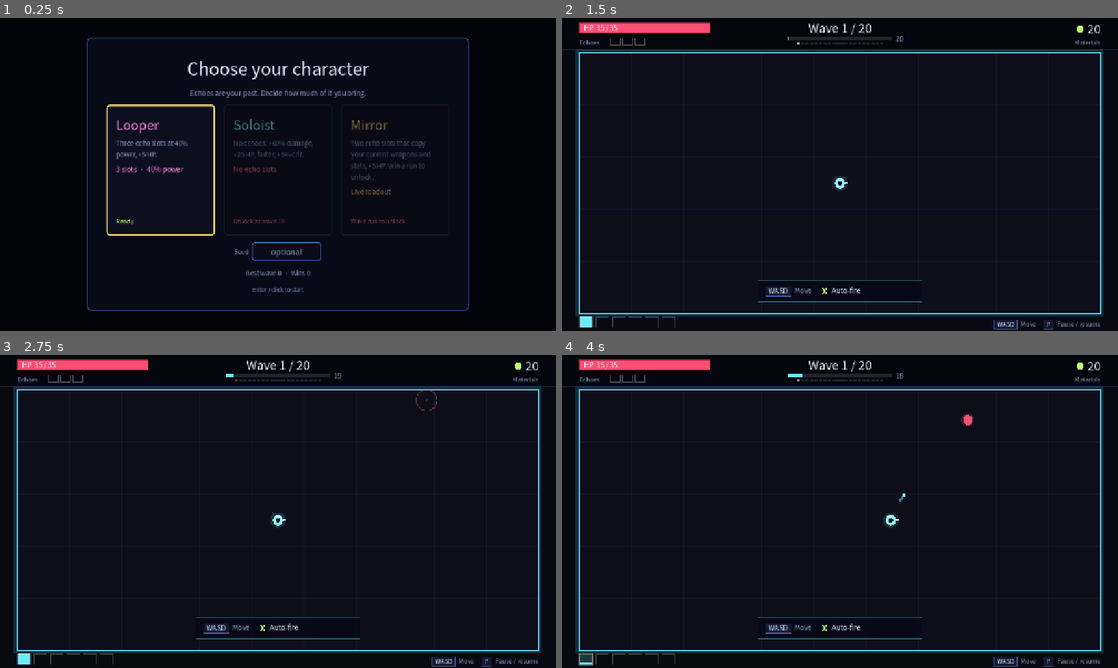
Above: before the commit, frames 1-4 (two rows, left to right).
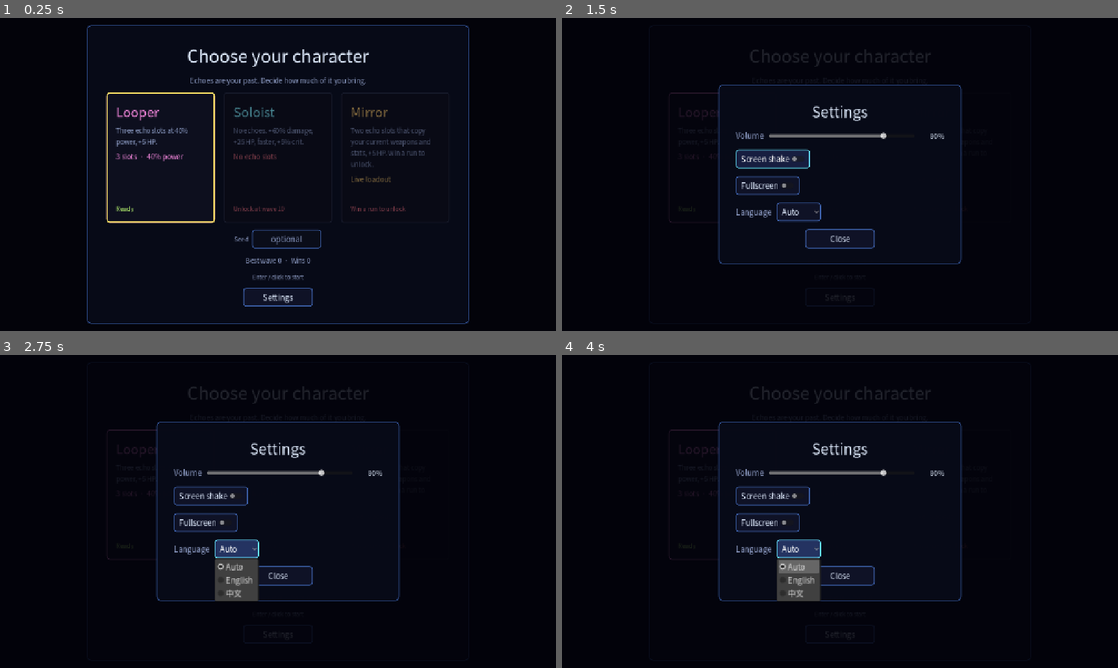
Above: after the commit, the same moments.

Repository: BrickerP/reverb
Game: Godot game, scene res://scenes/main.tscn
Two runs of this game, one before a commit and one after it. Both use one fixed random seed, a clock stepped at 60 frames per second and the inputs below.
Inputs (mouse positions are in pixels of both pictures, inside the frame that each line leads up to):
- Up to frame 1 (0.25 s): no input
- Up to frame 2 (1.5 s): click (840, 296) at 0.5 s, where only the run after the commit has a clickable "Settings"; click (773, 158) at 1.25 s, where only the run after the commit has a clickable "Screen shake"
- Up to frame 3 (2.75 s): click (239, 549) at 2 s, where only the run after the commit has a clickable "Auto"
- Up to frame 4 (4 s): click (723, 495) at 2.77 s; tap Enter at 3.5 s; hold D (move_right) from 3.53 s (still down); hold C (character) from 3.53 s (still down)

The runs differ from the first frame. In frame 1, 6.8% of the frame differs, in the area x 15-85%, y 2-98%; in frame 2, 11%; in frame 3, 11%; in frame 4, 11%, in the area x 0-100%, y 1-100%.

Commit message:
Add settings panel for volume, fullscreen, shake and language

Diff:
--- a/project.godot
+++ b/project.godot
@@ -7,7 +7,7 @@
 [application]
 
 config/name="Reverb"
-config/version="0.1.7"
+config/version="0.1.8"
 run/main_scene="res://scenes/main.tscn"
 config/features=PackedStringArray("4.7", "GL Compatibility")
 
--- a/scripts/core/controls.gd
+++ b/scripts/core/controls.gd
@@ -11,6 +11,7 @@
 	_bind(&"restart", [_key(KEY_R)])
 	_bind(&"retry", [_key(KEY_S)])
 	_bind(&"quit_run", [_key(KEY_Q)])
+	_bind(&"settings", [_key(KEY_O)])
 	_bind(&"character", [_key(KEY_C)])
 	_bind(&"mute", [_key(KEY_M)])
 
--- a/scripts/core/loc.gd
+++ b/scripts/core/loc.gd
@@ -14,6 +14,10 @@
 	var table: Dictionary = LocZh.TABLE if lang == "zh" else LocEn.TABLE
 	var text: String = table.get(key, LocEn.TABLE.get(key, key))
 	return text % args if not args.is_empty() else text
+
+
+static func reset_lang() -> void:
+	lang = _detect()
 
 
 static func weapon_name(id: StringName) -> String:
--- a/scripts/core/loc_en.gd
+++ b/scripts/core/loc_en.gd
@@ -14,6 +14,7 @@
 	"hud.auto_fire": "Auto-fire",
 	"hud.help_restart": "Restart after the run ends",
 	"hud.quit": "Quit to character select",
+	"hud.settings": "Settings",
 	"hud.mute": "Mute / unmute",
 	"hud.help_echo": "Each wave is recorded, then replayed next wave",
 	"shop.title": "Shop  ·  wave %d cleared",
@@ -77,6 +78,14 @@
 	"select.hint": "Enter / click to start",
 	"select.seed": "Seed",
 	"select.seed_hint": "optional",
+	"select.settings": "Settings",
+	"settings.title": "Settings",
+	"settings.volume": "Volume",
+	"settings.shake": "Screen shake",
+	"settings.fullscreen": "Fullscreen",
+	"settings.language": "Language",
+	"settings.auto": "Auto",
+	"settings.close": "Close",
 	"shop.echo_none_slots": "This character has no echo slots.",
 	"shop.live_loadout": "Live: current weapons and stats",
 	"weapon.line": "Damage %s  ·  %.1f/s  ·  Range %d",
--- a/scripts/core/loc_zh.gd
+++ b/scripts/core/loc_zh.gd
@@ -14,6 +14,7 @@
 	"hud.auto_fire": "自动开火",
 	"hud.help_restart": "结算后重开",
 	"hud.quit": "退出到选角",
+	"hud.settings": "设置",
 	"hud.mute": "静音 / 取消静音",
 	"hud.help_echo": "每波录制你的走位与武器，下一波回放",
 	"shop.title": "商店  ·  第 %d 波完成",
@@ -77,6 +78,14 @@
 	"select.hint": "Enter / 点击开始",
 	"select.seed": "种子",
 	"select.seed_hint": "可选",
+	"select.settings": "设置",
+	"settings.title": "设置",
+	"settings.volume": "音量",
+	"settings.shake": "屏幕震动",
+	"settings.fullscreen": "全屏",
+	"settings.language": "语言",
+	"settings.auto": "自动",
+	"settings.close": "关闭",
 	"shop.echo_none_slots": "这个角色没有回响槽。",
 	"shop.live_loadout": "实时：当前武器与属性",
 	"weapon.line": "伤害 %s  ·  %.1f/秒  ·  射程 %d",
--- /dev/null
+++ b/scripts/core/settings.gd
@@ -0,0 +1,47 @@
+class_name Settings
+extends RefCounted
+
+const DEFAULT_PATH := "user://settings.json"
+
+var path: String
+var volume: float = 0.8
+var shake: bool = true
+var fullscreen: bool = false
+var language: String = ""
+
+
+func _init(save_path: String = DEFAULT_PATH) -> void:
+	path = save_path
+	_load()
+
+
+func _load() -> void:
+	if not FileAccess.file_exists(path):
+		return
+	var file := FileAccess.open(path, FileAccess.READ)
+	if file == null:
+		return
+	var json := JSON.new()
+	if json.parse(file.get_as_text()) != OK:
+		return
+	var data: Variant = json.data
+	if typeof(data) != TYPE_DICTIONARY:
+		return
+	var values: Dictionary = data
+	volume = clampf(float(values.get("volume", volume)), 0.0, 1.0)
+	shake = bool(values.get("shake", shake))
+	fullscreen = bool(values.get("fullscreen", fullscreen))
+	var lang := str(values.get("language", language))
+	language = lang if lang in ["", "en", "zh"] else ""
+
+
+func save() -> void:
+	var file := FileAccess.open(path, FileAccess.WRITE)
+	if file == null:
+		return
+	file.store_string(JSON.stringify({
+		"volume": volume,
+		"shake": shake,
+		"fullscreen": fullscreen,
+		"language": language,
+	}, "\t"))
--- a/scripts/game/main.gd
+++ b/scripts/game/main.gd
@@ -8,6 +8,8 @@
 var shop_ui: ShopUi
 var end_ui: EndUi
 var character_select: CharacterSelectUi
+var settings_ui: SettingsUi
+var settings: Settings
 var meta: Meta
 var run_log: RunLog
 var audio: GameAudio
@@ -21,29 +23,45 @@
 var _recorded := false
 var _unlock_text := ""
 var _run_started_msec := 0
+var _settings_restore_pause := false
 
 
 func _ready() -> void:
 	Controls.register()
+	var sp := OS.get_environment("REVERB_SETTINGS")
+	settings = Settings.new(sp if sp != "" else Settings.DEFAULT_PATH)
+	if OS.get_environment("REVERB_LANG") == "" and settings.language != "":
+		Loc.lang = settings.language
+	_apply_audio()
+	_apply_display()
 	audio = GameAudio.new()
 	add_child(audio)
 	var theme := UiTheme.build()
 	_view = ArenaView.new()
+	_view.shake_enabled = settings.shake
 	add_child(_view)
 	hud = Hud.new()
 	shop_ui = ShopUi.new()
 	end_ui = EndUi.new()
 	character_select = CharacterSelectUi.new()
+	settings_ui = SettingsUi.new()
 	_add_layer(1, hud, theme)
 	_add_layer(2, shop_ui, theme)
 	_add_layer(3, end_ui, theme)
 	_add_layer(4, character_select, theme)
+	_add_layer(5, settings_ui, theme)
 	shop_ui.start_requested.connect(_on_start_requested)
 	end_ui.restart_requested.connect(new_run)
 	end_ui.character_requested.connect(show_select)
 	end_ui.seed_retry_requested.connect(_retry_seed)
 	end_ui.open_log_requested.connect(_open_log_folder)
 	character_select.character_chosen.connect(choose_character)
+	character_select.settings_requested.connect(open_settings)
+	settings_ui.volume_changed.connect(_on_volume_changed)
+	settings_ui.shake_changed.connect(_on_shake_changed)
+	settings_ui.fullscreen_changed.connect(_on_fullscreen_changed)
+	settings_ui.language_changed.connect(_on_language_changed)
+	settings_ui.closed.connect(_on_settings_closed)
 	var save := OS.get_environment("REVERB_SAVE")
 	meta = Meta.new(save if save != "" else Meta.DEFAULT_PATH)
 	var log_path := OS.get_environment("REVERB_RUN_LOG")
@@ -96,6 +114,60 @@
 	OS.shell_open(run_log.folder_path())
 
 
+func open_settings() -> void:
+	if settings_ui.visible:
+		return
+	_settings_restore_pause = paused
+	if sim != null and sim.phase == Sim.Phase.WAVE and not paused:
+		_set_paused(true)
+	settings_ui.open(settings)
+
+
+func _on_settings_closed() -> void:
+	if not _settings_restore_pause and sim != null and sim.phase == Sim.Phase.WAVE:
+		_set_paused(false)
+	_settings_restore_pause = false
+
+
+func _on_volume_changed(value: float) -> void:
+	settings.volume = value
+	settings.save()
+	_apply_audio()
+
+
+func _on_shake_changed(on: bool) -> void:
+	settings.shake = on
+	settings.save()
+	_view.shake_enabled = on
+
+
+func _on_fullscreen_changed(on: bool) -> void:
+	settings.fullscreen = on
+	settings.save()
+	_apply_display()
+
+
+func _on_language_changed(code: String) -> void:
+	settings.language = code
+	settings.save()
+	if code == "":
+		Loc.reset_lang()
+	else:
+		Loc.lang = code
+	get_tree().reload_current_scene()
+
+
+func _apply_audio() -> void:
+	AudioServer.set_bus_volume_db(0, linear_to_db(maxf(0.001, settings.volume)))
+
+
+func _apply_display() -> void:
+	if DisplayServer.get_name() == "headless":
+		return
+	var mode := DisplayServer.WINDOW_MODE_FULLSCREEN if settings.fullscreen else DisplayServer.WINDOW_MODE_WINDOWED
+	DisplayServer.window_set_mode(mode)
+
+
 func show_select() -> void:
 	if character_select == null:
 		return
@@ -118,7 +190,7 @@
 
 
 func _physics_process(delta: float) -> void:
-	if paused or sim == null or character_select.visible:
+	if paused or sim == null or character_select.visible or settings_ui.visible:
 		return
 	sim.step(delta, Input.get_vector(&"move_left", &"move_right", &"move_up", &"move_down"))
 	if _shop_delay > 0.0:
@@ -133,7 +205,15 @@
 
 
 func _unhandled_input(event: InputEvent) -> void:
-	if event.is_action_pressed(&"pause"):
+	if settings_ui.visible:
+		if event.is_action_pressed(&"ui_cancel") or event.is_action_pressed(&"settings"):
+			settings_ui.close()
+			get_viewport().set_input_as_handled()
+		return
+	if event.is_action_pressed(&"settings"):
+		open_settings()
+		get_viewport().set_input_as_handled()
+	elif event.is_action_pressed(&"pause"):
 		toggle_pause()
 	elif event.is_action_pressed(&"restart") and end_ui.visible:
 		new_run()
--- a/scripts/ui/character_select.gd
+++ b/scripts/ui/character_select.gd
@@ -2,6 +2,7 @@
 extends Control
 
 signal character_chosen(id: StringName)
+signal settings_requested
 
 var _cards_box: HBoxContainer
 var _summary: Label
@@ -51,6 +52,12 @@
 	_summary = UiTheme.label("", 15, UiTheme.DIM, HORIZONTAL_ALIGNMENT_CENTER)
 	box.add_child(_summary)
 	box.add_child(UiTheme.label(Loc.t("select.hint"), 13, UiTheme.DIM, HORIZONTAL_ALIGNMENT_CENTER))
+	var settings_button := Button.new()
+	settings_button.text = Loc.t("select.settings")
+	settings_button.custom_minimum_size = Vector2(160.0, 36.0)
+	settings_button.size_flags_horizontal = Control.SIZE_SHRINK_CENTER
+	settings_button.pressed.connect(func() -> void: settings_requested.emit())
+	box.add_child(settings_button)
 
 
 func refresh(meta: Meta) -> void:
--- /dev/null
+++ b/scripts/ui/settings_ui.gd
@@ -0,0 +1,129 @@
+class_name SettingsUi
+extends Control
+
+signal volume_changed(value: float)
+signal shake_changed(on: bool)
+signal fullscreen_changed(on: bool)
+signal language_changed(code: String)
+signal closed
+
+var volume_slider: HSlider
+var volume_value: Label
+var shake_check: CheckButton
+var fullscreen_check: CheckButton
+var language_option: OptionButton
+var close_button: Button
+
+var _syncing := false
+
+
+func _ready() -> void:
+	visible = false
+	set_anchors_and_offsets_preset(Control.PRESET_FULL_RECT)
+	var dim := ColorRect.new()
+	dim.color = Color(0.01, 0.01, 0.04, 0.86)
+	add_child(dim)
+	dim.set_anchors_and_offsets_preset(Control.PRESET_FULL_RECT)
+	var center := CenterContainer.new()
+	add_child(center)
+	center.set_anchors_and_offsets_preset(Control.PRESET_FULL_RECT)
+	var panel := PanelContainer.new()
+	panel.custom_minimum_size = Vector2(560.0, 0.0)
+	panel.add_theme_stylebox_override("panel", UiTheme.box(
+			Color(0.03, 0.04, 0.09, 0.98), Color(0.3, 0.5, 0.9, 0.6), 2, 10))
+	center.add_child(panel)
+	var margin := MarginContainer.new()
+	for side in ["left", "right", "top", "bottom"]:
+		margin.add_theme_constant_override("margin_" + side, 28)
+	panel.add_child(margin)
+	var box := VBoxContainer.new()
+	box.add_theme_constant_override("separation", 18)
+	margin.add_child(box)
+	box.add_child(UiTheme.label(Loc.t("settings.title"), 34, UiTheme.INK, HORIZONTAL_ALIGNMENT_CENTER))
+
+	var volume_row := HBoxContainer.new()
+	volume_row.add_theme_constant_override("separation", 12)
+	volume_row.add_child(UiTheme.label(Loc.t("settings.volume"), 18, UiTheme.DIM))
+	volume_slider = HSlider.new()
+	volume_slider.min_value = 0.0
+	volume_slider.max_value = 1.0
+	volume_slider.step = 0.05
+	volume_slider.custom_minimum_size = Vector2(260.0, 28.0)
+	volume_slider.size_flags_horizontal = Control.SIZE_EXPAND_FILL
+	volume_slider.value_changed.connect(_on_volume)
+	volume_row.add_child(volume_slider)
+	volume_value = UiTheme.label("80%", 16, UiTheme.INK, HORIZONTAL_ALIGNMENT_RIGHT)
+	volume_value.custom_minimum_size = Vector2(56.0, 0.0)
+	volume_row.add_child(volume_value)
+	box.add_child(volume_row)
+
+	shake_check = CheckButton.new()
+	shake_check.text = Loc.t("settings.shake")
+	shake_check.size_flags_horizontal = Control.SIZE_SHRINK_BEGIN
+	shake_check.toggled.connect(_on_shake)
+	box.add_child(shake_check)
+	fullscreen_check = CheckButton.new()
+	fullscreen_check.text = Loc.t("settings.fullscreen")
+	fullscreen_check.size_flags_horizontal = Control.SIZE_SHRINK_BEGIN
+	fullscreen_check.toggled.connect(_on_fullscreen)
+	box.add_child(fullscreen_check)
+
+	var language_row := HBoxContainer.new()
+	language_row.add_theme_constant_override("separation", 12)
+	language_row.add_child(UiTheme.label(Loc.t("settings.language"), 18, UiTheme.DIM))
+	language_option = OptionButton.new()
+	language_option.add_item(Loc.t("settings.auto"))
+	language_option.set_item_metadata(0, "")
+	language_option.add_item("English")
+	language_option.set_item_metadata(1, "en")
+	language_option.add_item("中文")
+	language_option.set_item_metadata(2, "zh")
+	language_option.item_selected.connect(_on_language)
+	language_row.add_child(language_option)
+	box.add_child(language_row)
+
+	close_button = Button.new()
+	close_button.text = Loc.t("settings.close")
+	close_button.custom_minimum_size = Vector2(160.0, 44.0)
+	close_button.size_flags_horizontal = Control.SIZE_SHRINK_CENTER
+	close_button.pressed.connect(close)
+	box.add_child(close_button)
+
+
+func open(settings: Settings) -> void:
+	_syncing = true
+	volume_slider.value = settings.volume
+	volume_value.text = "%d%%" % int(round(settings.volume * 100.0))
+	shake_check.button_pressed = settings.shake
+	fullscreen_check.button_pressed = settings.fullscreen
+	var index := 0 if settings.language == "" else (1 if settings.language == "en" else 2)
+	language_option.select(index)
+	_syncing = false
+	visible = true
+	close_button.grab_focus()
+
+
+func close() -> void:
+	visible = false
+	closed.emit()
+
+
+func _on_volume(value: float) -> void:
+	volume_value.text = "%d%%" % int(round(value * 100.0))
+	if not _syncing:
+		volume_changed.emit(value)
+
+
+func _on_shake(on: bool) -> void:
+	if not _syncing:
+		shake_changed.emit(on)
+
+
+func _on_fullscreen(on: bool) -> void:
+	if not _syncing:
+		fullscreen_changed.emit(on)
+
+
+func _on_language(index: int) -> void:
+	if not _syncing:
+		language_changed.emit(str(language_option.get_item_metadata(index)))
--- a/scripts/view/arena_view.gd
+++ b/scripts/view/arena_view.gd
@@ -18,6 +18,7 @@
 var _victory_time := 0.0
 var _victory_origin := Vector2.ZERO
 var _victory_color := Color.WHITE
+var shake_enabled := true
 
 
 func bind(s: Sim) -> void:
@@ -51,7 +52,8 @@
 func play_victory_beat(s: Sim) -> void:
 	_victory = true
 	_victory_time = 0.0
-	_shake = minf(1.0, _shake + 0.9)
+	if shake_enabled:
+		_shake = minf(1.0, _shake + 0.9)
 	_victory_origin = s.player.pos
 	_victory_color = Color(1.0, 0.75, 1.0)
 	if s.boss != null:
@@ -138,7 +140,8 @@
 
 
 func _on_hurt(_amount: float) -> void:
-	_shake = minf(1.0, _shake + 0.5)
+	if shake_enabled:
+		_shake = minf(1.0, _shake + 0.5)
 
 
 func _on_echo(actor: EchoActor) -> void:
--- a/scripts/view/hud.gd
+++ b/scripts/view/hud.gd
@@ -277,7 +277,7 @@
 
 func _draw_pause() -> void:
 	draw_rect(Rect2(0.0, 0.0, WIDTH, HEIGHT), Color(0.0, 0.0, 0.0, 0.6))
-	var panel := Rect2(340.0, 190.0, 600.0, 400.0)
+	var panel := Rect2(340.0, 190.0, 600.0, 440.0)
 	draw_rect(panel, Color(0.02, 0.03, 0.08, 0.97))
 	draw_rect(panel, Color(0.35, 0.55, 0.95, 0.55), false, 2.0)
 	_text(Loc.t("hud.paused_title"), Vector2(panel.position.x + 40.0, panel.position.y + 54.0), 32, UiTheme.INK)
@@ -295,6 +295,9 @@
 	_keycap("Q", Vector2(panel.position.x + 40.0, row_y), size)
 	_text(Loc.t("hud.quit"), Vector2(panel.position.x + 140.0, row_y + 15.0), size, UiTheme.DIM)
 	row_y += 44.0
+	_keycap("O", Vector2(panel.position.x + 40.0, row_y), size)
+	_text(Loc.t("hud.settings"), Vector2(panel.position.x + 140.0, row_y + 15.0), size, UiTheme.DIM)
+	row_y += 44.0
 	_keycap("M", Vector2(panel.position.x + 40.0, row_y), size)
 	_text(Loc.t("hud.mute"), Vector2(panel.position.x + 140.0, row_y + 15.0), size, UiTheme.DIM)
 	row_y += 52.0
--- a/tests/run_tests.gd
+++ b/tests/run_tests.gd
@@ -7,12 +7,16 @@
 	# Keep Meta writes out of the player's real save during tests.
 	OS.set_environment("REVERB_SAVE", "user://test_save.json")
 	OS.set_environment("REVERB_RUN_LOG", "user://test_runs.jsonl")
+	OS.set_environment("REVERB_SETTINGS", "user://test_settings.json")
 	var test_save := ProjectSettings.globalize_path("user://test_save.json")
 	if FileAccess.file_exists(test_save):
 		DirAccess.remove_absolute(test_save)
 	var test_runs := ProjectSettings.globalize_path("user://test_runs.jsonl")
 	if FileAccess.file_exists(test_runs):
 		DirAccess.remove_absolute(test_runs)
+	var test_settings := ProjectSettings.globalize_path("user://test_settings.json")
+	if FileAccess.file_exists(test_settings):
+		DirAccess.remove_absolute(test_settings)
 	# Nodes added to the root during _initialize do not get _ready until the first frame.
 	await process_frame
 	var check := Check.new()
@@ -44,4 +48,6 @@
 		DirAccess.remove_absolute(test_save)
 	if FileAccess.file_exists(test_runs):
 		DirAccess.remove_absolute(test_runs)
+	if FileAccess.file_exists(test_settings):
+		DirAccess.remove_absolute(test_settings)
 	quit(1 if check.failed > 0 else 0)
--- a/tests/test_run_log.gd
+++ b/tests/test_run_log.gd
@@ -36,7 +36,7 @@
 	c.eq(lines, 2, "two runs")
 	c.eq(int(first.get("seed", 0)), 7, "seed")
 	c.eq(str(first.get("character", "")), "looper", "character")
-	c.eq(str(first.get("version", "")), "0.1.7", "build version")
+	c.eq(str(first.get("version", "")), "0.1.8", "build version")
 	c.eq(int(first.get("wave", 0)), 5, "wave")
 	c.eq(bool(first.get("won", true)), false, "loss")
 	c.eq(int(first.get("kills", 0)), 42, "kills")
--- /dev/null
+++ b/tests/test_settings.gd
@@ -0,0 +1,58 @@
+extends RefCounted
+
+const PATH := "user://test_settings_unit.json"
+
+
+func _cleanup() -> void:
+	var abs := ProjectSettings.globalize_path(PATH)
+	if FileAccess.file_exists(abs):
+		DirAccess.remove_absolute(abs)
+
+
+func test_defaults_and_persistence(c: Check) -> void:
+	_cleanup()
+	var s := Settings.new(PATH)
+	c.near(s.volume, 0.8, 0.001, "default volume")
+	c.ok(s.shake, "shake on by default")
+	c.ok(not s.fullscreen, "windowed by default")
+	c.eq(s.language, "", "auto language")
+	s.volume = 0.35
+	s.shake = false
+	s.fullscreen = true
+	s.language = "zh"
+	s.save()
+	var loaded := Settings.new(PATH)
+	c.near(loaded.volume, 0.35, 0.001, "volume persists")
+	c.ok(not loaded.shake, "shake persists")
+	c.ok(loaded.fullscreen, "fullscreen persists")
+	c.eq(loaded.language, "zh", "language persists")
+	_cleanup()
+
+
+func test_bad_file_falls_back(c: Check) -> void:
+	_cleanup()
+	var f := FileAccess.open(PATH, FileAccess.WRITE)
+	f.store_string("not json")
+	f = null
+	var s := Settings.new(PATH)
+	c.near(s.volume, 0.8, 0.001, "default volume after a broken file")
+	_cleanup()
+
+
+func test_ui_reports_changes(c: Check) -> void:
+	var ui := SettingsUi.new()
+	ui.theme = UiTheme.build()
+	(Engine.get_main_loop() as SceneTree).root.add_child(ui)
+	var s := Settings.new(PATH)
+	ui.open(s)
+	var volumes: Array[float] = []
+	var langs: Array[String] = []
+	ui.volume_changed.connect(func(v: float) -> void: volumes.append(v))
+	ui.language_changed.connect(func(code: String) -> void: langs.append(code))
+	ui.volume_slider.value = 0.5
+	ui.language_option.item_selected.emit(2)
+	c.near(volumes[0], 0.5, 0.001, "volume signal")
+	c.eq(langs[0], "zh", "language signal")
+	ui.close()
+	c.ok(not ui.visible, "close hides")
+	ui.free()
--- a/tests/test_ui.gd
+++ b/tests/test_ui.gd
@@ -402,6 +402,30 @@
 	c.eq(merged, 1, "one merged take")
 	c.ok(not ui.start_button.disabled, "the overflow is resolved")
 	ui.free()
+
+
+func test_main_settings_open_and_close(c: Check) -> void:
+	var main: Node = load("res://scenes/main.tscn").instantiate()
+	_root().add_child(main)
+	main.open_settings()
+	c.ok(main.settings_ui.visible, "settings opens from the title screen")
+	main.settings_ui.close()
+	c.ok(not main.settings_ui.visible, "settings closes")
+	main.free()
+
+
+func test_shake_can_be_disabled(c: Check) -> void:
+	var s := Sim.new(3)
+	s.start_run()
+	var view := ArenaView.new()
+	view.bind(s)
+	view.shake_enabled = false
+	view._on_hurt(1.0)
+	c.near(view._shake, 0.0, 0.001, "no shake when disabled")
+	view.shake_enabled = true
+	view._on_hurt(1.0)
+	c.ok(view._shake > 0.0, "shake when enabled")
+	view.free()
 
 
 func test_main_boots_into_character_select(c: Check) -> void:
--- a/tools/boss_shot.gd
+++ b/tools/boss_shot.gd
@@ -11,6 +11,7 @@
 func _initialize() -> void:
 	OS.set_environment("REVERB_SAVE", "user://boss_shot_save.json")
 	OS.set_environment("REVERB_RUN_LOG", "user://boss_shot_runs.jsonl")
+	OS.set_environment("REVERB_SETTINGS", "user://boss_shot_settings.json")
 	_dir = ProjectSettings.globalize_path("res://shots")
 	DirAccess.make_dir_recursive_absolute(_dir)
 	_main = (load("res://scenes/main.tscn") as PackedScene).instantiate()
--- a/tools/frame_probe.gd
+++ b/tools/frame_probe.gd
@@ -21,6 +21,7 @@
 func _initialize() -> void:
 	OS.set_environment("REVERB_SAVE", "user://frame_probe_save.json")
 	OS.set_environment("REVERB_RUN_LOG", "user://frame_probe_runs.jsonl")
+	OS.set_environment("REVERB_SETTINGS", "user://frame_probe_settings.json")
 	if DisplayServer.get_name() == "headless":
 		printerr("frame_probe needs a real window: drop --headless")
 		quit(1)
--- a/tools/merge_shot.gd
+++ b/tools/merge_shot.gd
@@ -12,6 +12,7 @@
 func _initialize() -> void:
 	OS.set_environment("REVERB_SAVE", "user://merge_shot_save.json")
 	OS.set_environment("REVERB_RUN_LOG", "user://merge_shot_runs.jsonl")
+	OS.set_environment("REVERB_SETTINGS", "user://merge_shot_settings.json")
 	var save := ProjectSettings.globalize_path("user://merge_shot_save.json")
 	if FileAccess.file_exists(save):
 		DirAccess.remove_absolute(save)
--- a/tools/select_shot.gd
+++ b/tools/select_shot.gd
@@ -11,6 +11,7 @@
 func _initialize() -> void:
 	OS.set_environment("REVERB_SAVE", "user://select_shot_save.json")
 	OS.set_environment("REVERB_RUN_LOG", "user://select_shot_runs.jsonl")
+	OS.set_environment("REVERB_SETTINGS", "user://select_shot_settings.json")
 	var save := ProjectSettings.globalize_path("user://select_shot_save.json")
 	if FileAccess.file_exists(save):
 		DirAccess.remove_absolute(save)
--- /dev/null
+++ b/tools/settings_shot.gd
@@ -0,0 +1,36 @@
+extends SceneTree
+# Windowed screenshot of the settings panel.
+# Usage: godot --path . --fixed-fps 60 --disable-vsync --script res://tools/settings_shot.gd
+
+var _main: Node
+var _frame := 0
+var _saved := false
+var _dir := ""
+
+
+func _initialize() -> void:
+	OS.set_environment("REVERB_SAVE", "user://settings_shot_save.json")
+	OS.set_environment("REVERB_RUN_LOG", "user://settings_shot_runs.jsonl")
+	OS.set_environment("REVERB_SETTINGS", "user://settings_shot_settings.json")
+	_dir = ProjectSettings.globalize_path("res://shots")
+	DirAccess.make_dir_recursive_absolute(_dir)
+	_main = (load("res://scenes/main.tscn") as PackedScene).instantiate()
+	root.add_child(_main)
+
+
+func _process(_delta: float) -> bool:
+	if _main.settings_ui == null:
+		return false
+	_frame += 1
+	if _frame == 10:
+		_main.open_settings()
+	if _frame >= 20 and not _saved:
+		_saved = true
+		RenderingServer.force_draw()
+		root.get_texture().get_image().save_png(_dir.path_join("settings.png"))
+		print("wrote shots/settings.png")
+		_main.audio.stop_all()
+	if _saved and _frame >= 28:
+		quit()
+		return true
+	return false
--- a/tools/smoke.gd
+++ b/tools/smoke.gd
@@ -33,6 +33,7 @@
 func _initialize() -> void:
 	OS.set_environment("REVERB_SAVE", "user://smoke_save.json")
 	OS.set_environment("REVERB_RUN_LOG", "user://smoke_runs.jsonl")
+	OS.set_environment("REVERB_SETTINGS", "user://smoke_settings.json")
 	if OS.get_cmdline_user_args().has("--shots"):
 		_shots_dir = ProjectSettings.globalize_path("res://shots")
 		DirAccess.make_dir_recursive_absolute(_shots_dir)
--- a/tools/ui_shots.gd
+++ b/tools/ui_shots.gd
@@ -14,6 +14,7 @@
 func _initialize() -> void:
 	OS.set_environment("REVERB_SAVE", "user://ui_shots_save.json")
 	OS.set_environment("REVERB_RUN_LOG", "user://ui_shots_runs.jsonl")
+	OS.set_environment("REVERB_SETTINGS", "user://ui_shots_settings.json")
 	_dir = ProjectSettings.globalize_path("res://shots")
 	DirAccess.make_dir_recursive_absolute(_dir)
 	_main = (load("res://scenes/main.tscn") as PackedScene).instantiate()
Binary file changed: docs/select.png
Not shown, added: scripts/core/settings.gd.uid
Not shown, added: scripts/ui/settings_ui.gd.uid
Not shown, added: tests/test_settings.gd.uid
